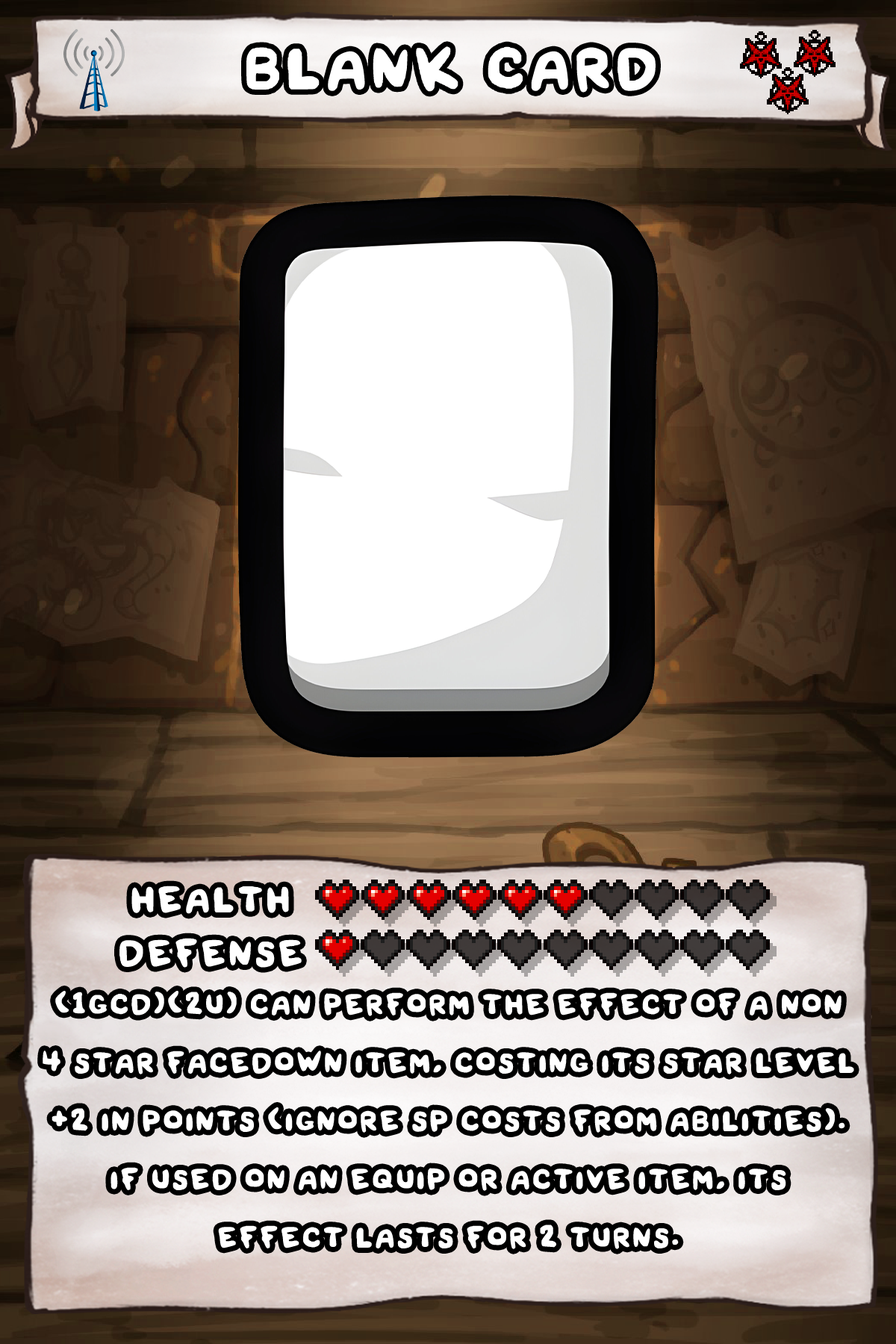
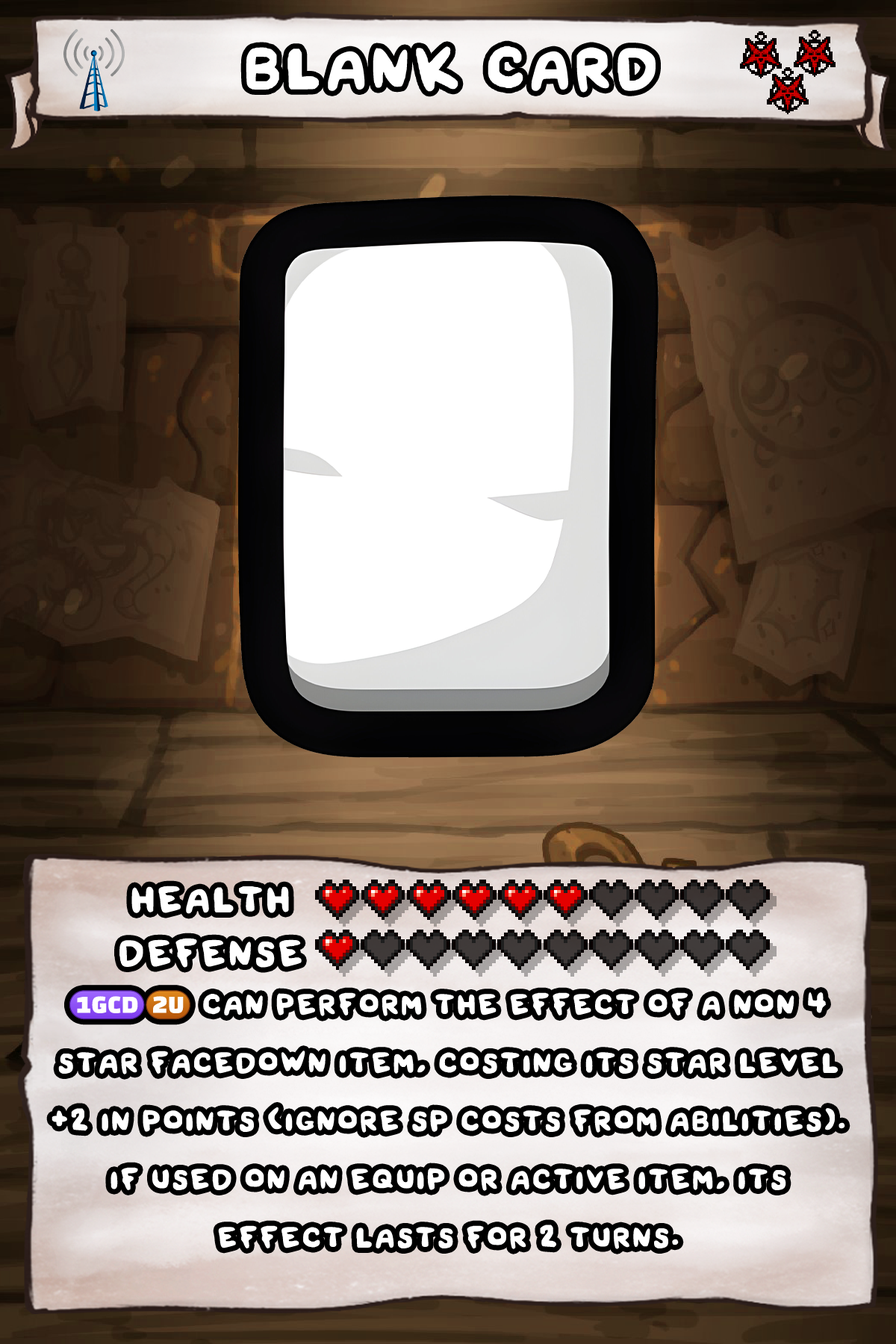
Comparing the layer stacks of the two w=896, h=1344 images. Changes:
painted on "Name" over <box>245,45,656,93</box>
painted on "Ability" over <box>42,989,854,1245</box>
